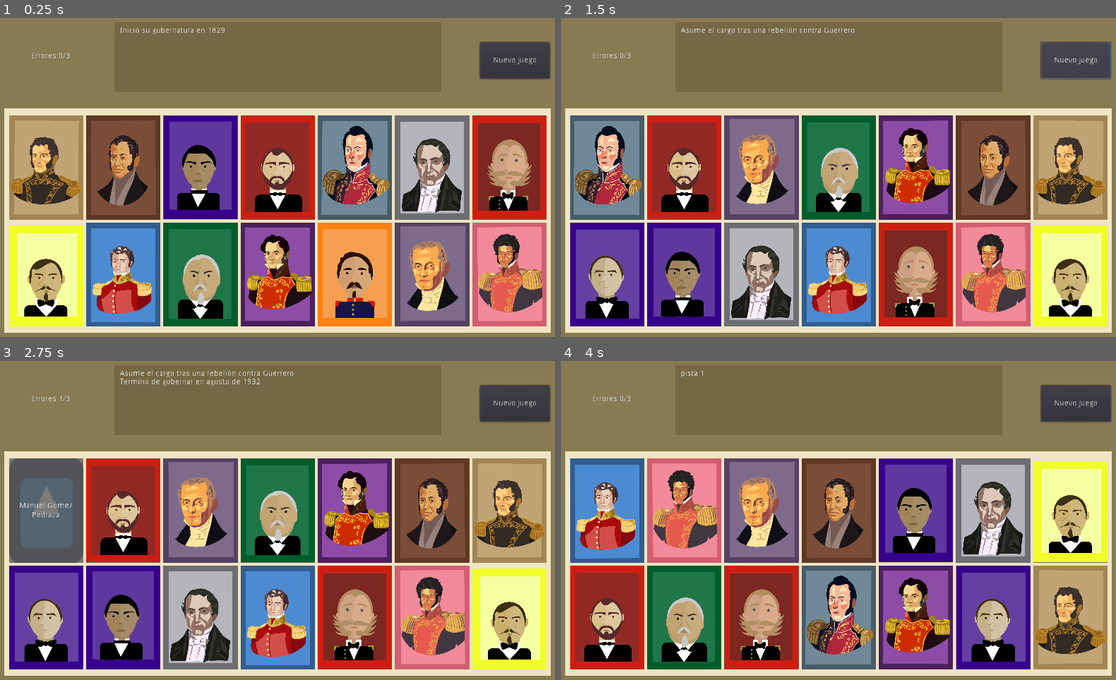
Above: before the commit, frames 1-4 (two rows, left to right).
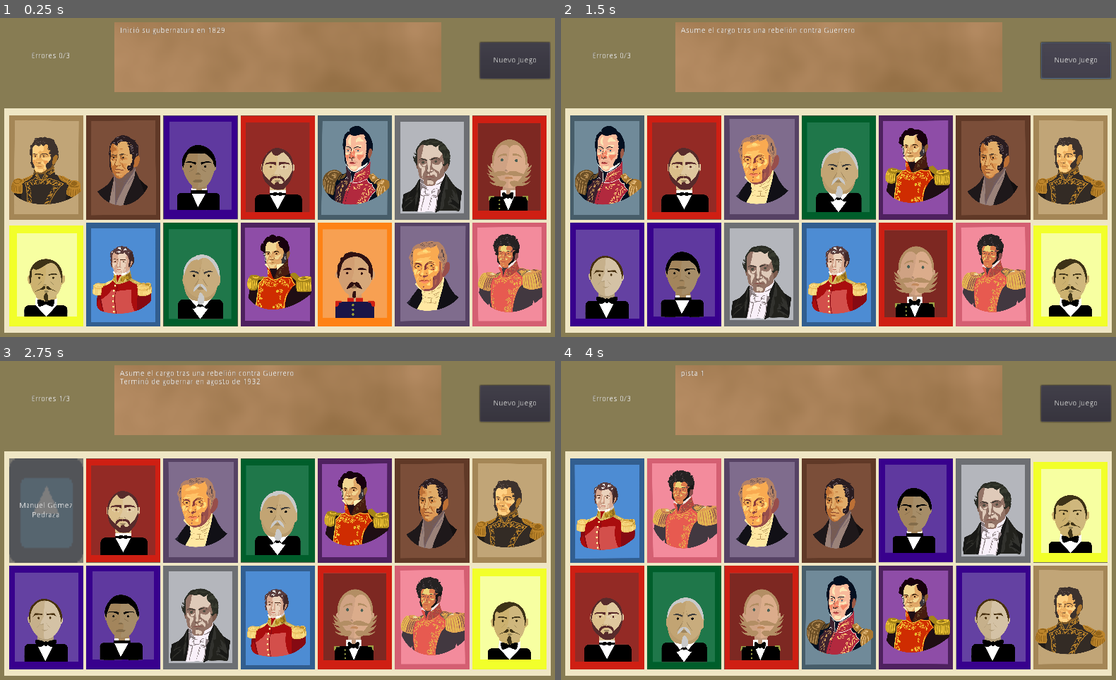
Above: after the commit, the same moments.

Repository: BryanWi/AdivinaQuien
Game: Godot game, scene res://game/Game.tscn
The game is run twice, just before and just after one commit, with the same random seed, the same clock (stepped at 60 frames per second) and the same inputs. The engine's default icon, where the game draws it, is replaced by a stand-in: a white triangle on a blue panel in a dark square. Sound files missing from this copy of the repository are replaced by a short silence.
Inputs (mouse positions are in pixels of both pictures, inside the frame that each line leads up to):
- Up to frame 1 (0.25 s): no input
- Up to frame 2 (1.5 s): click "Nuevo Juego" at 0.5 s; click "Nuevo Juego" at 1.25 s
- Up to frame 3 (2.75 s): click (44, 510) at 2 s
- Up to frame 4 (4 s): click (683, 510) at 2.75 s; click (760, 510) at 3.5 s

The runs differ from the first frame. In frame 1, 13% of the frame differs, in the area x 20-80%, y 1-24%; in frame 2, 13%; in frame 3, 13%; in frame 4, 13%.

Commit message:
Textura para fondo y cambio a GLES2
GLES3 -> GLES2
textura en assets/texturas/image.png

Diff:
--- a/game/Game.tscn
+++ b/game/Game.tscn
@@ -1,8 +1,9 @@
-[gd_scene load_steps=5 format=2]
+[gd_scene load_steps=6 format=2]
 
 [ext_resource path="res://sonidos/Sonido Victoria.wav" type="AudioStream" id=1]
 [ext_resource path="res://game/Game.gd" type="Script" id=2]
 [ext_resource path="res://sonidos/Sonido Error.wav" type="AudioStream" id=3]
+[ext_resource path="res://assets/texturas/image.png" type="Texture" id=4]
 
 [sub_resource type="Theme" id=1]
 
@@ -60,6 +61,13 @@
 margin_bottom = 147.0
 color = Color( 0.454902, 0.415686, 0.27451, 1 )
 
+[node name="TextureRect" type="TextureRect" parent="FondoPistas"]
+anchor_right = 1.0
+anchor_bottom = 1.0
+texture = ExtResource( 4 )
+expand = true
+stretch_mode = 2
+
 [node name="Pistas" type="RichTextLabel" parent="FondoPistas"]
 anchor_left = 0.5
 anchor_top = 0.5
--- a/project.godot
+++ b/project.godot
@@ -29,4 +29,5 @@
 
 [rendering]
 
+quality/driver/driver_name="GLES2"
 environment/default_environment="res://default_env.tres"
Binary file added: assets/texturas/image.png
Not shown, added: assets/texturas/image.png.import
